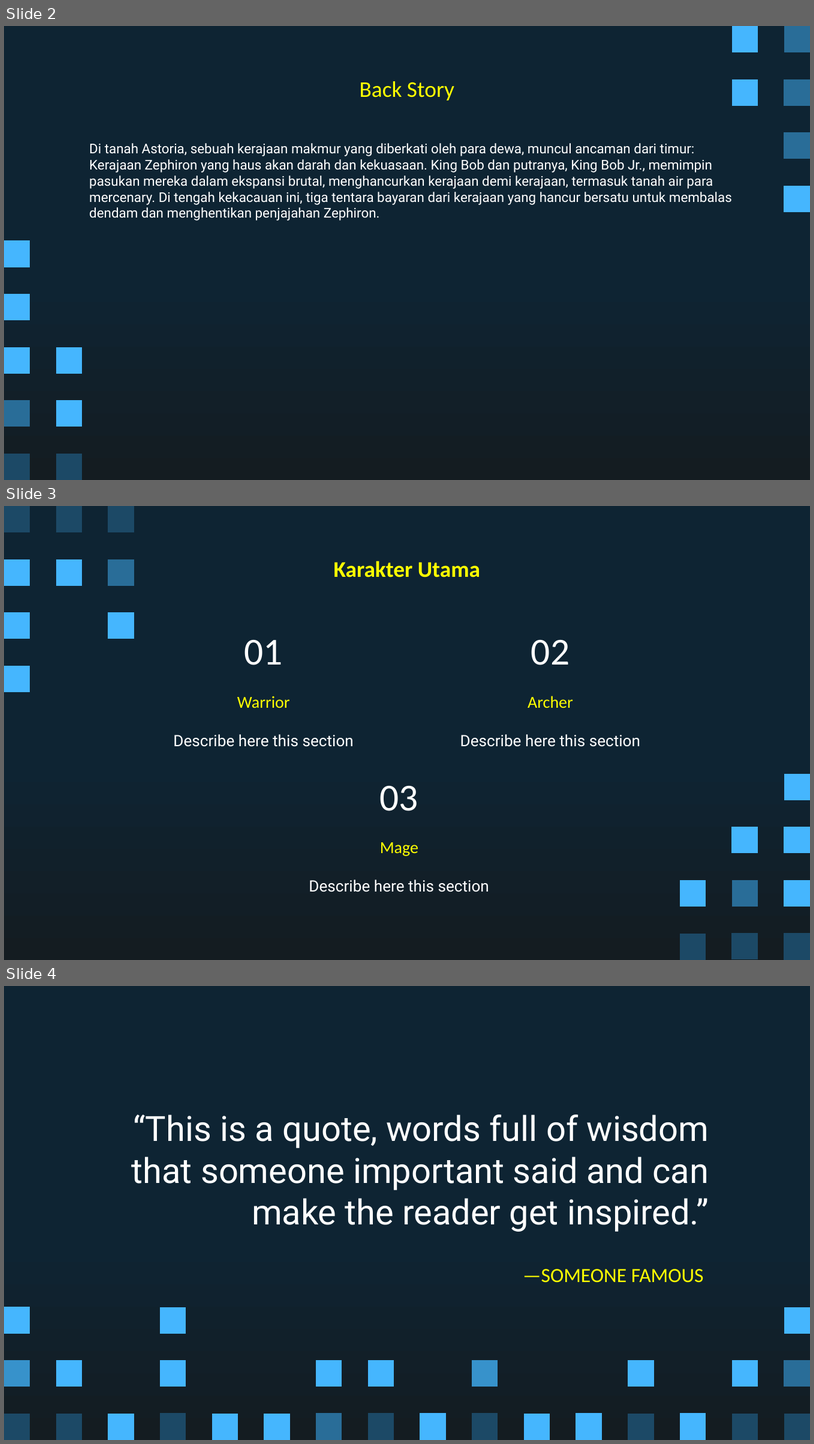
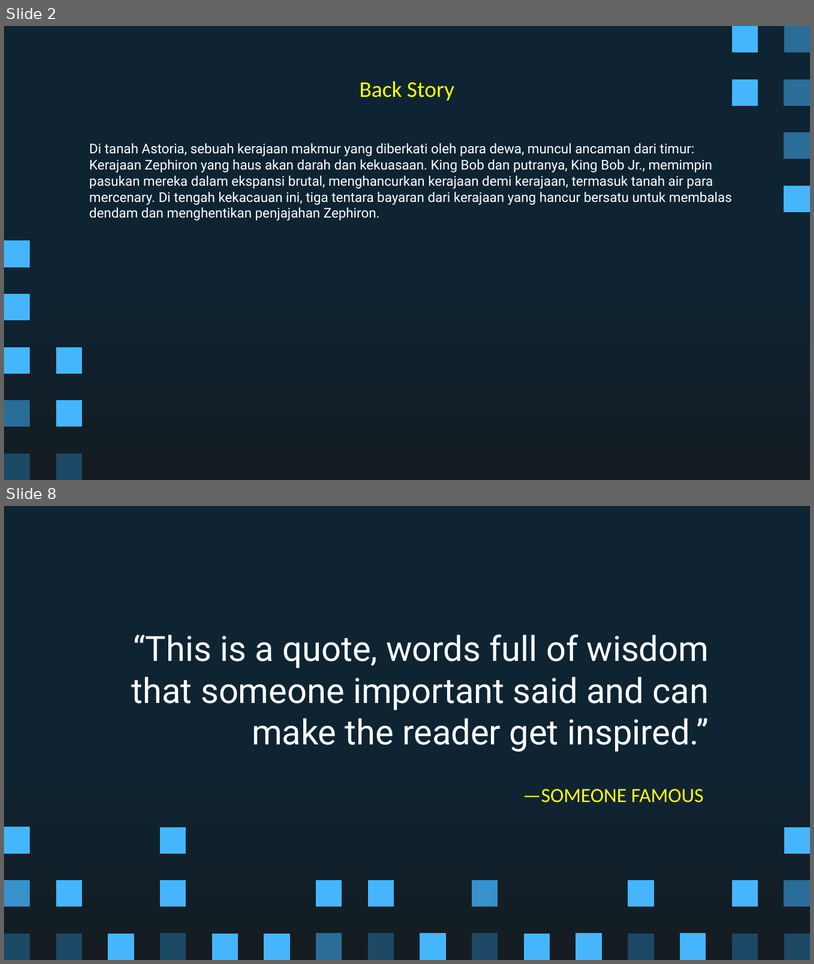
Before and after one commit to Ricardhad/gameProgProject, a slide deck: Super Pixel Vintage Gaming by Slidesgo.pptx. Shown one above the other, each under a label of ours: slides 2, 3 and 4 before the commit, slides 2 and 8 after it; the slides between them are not shown. The pictures are 814x1444 and 814x964 pixels, drawn with LibreOffice and Linux fonts; fonts in the diff are those of the drawing. Boxes give left, top, right and bottom in pixels: in the first picture for what was removed or moved away, otherwise in the second. Text is boxed around its words. In the diff, an @@ line names an element or a change of style, - is before the commit and + after.

```diff
--- a/Super Pixel Vintage Gaming by Slidesgo.pptx
+++ b/Super Pixel Vintage Gaming by Slidesgo.pptx
@@ slide 3 removed at <box>4,506,810,960</box>, background gradient #0E2433 to #141C21 @@
@@ freeform shape removed at <box>4,506,30,532</box> @@
@@ freeform shape removed at <box>56,506,82,532</box> @@
@@ freeform shape removed at <box>108,506,134,532</box> @@
@@ freeform shape removed at <box>4,559,30,586</box> @@
@@ freeform shape removed at <box>56,559,81,586</box> @@
@@ freeform shape removed at <box>108,559,134,586</box> @@
@@ title removed at <box>334,561,480,577</box> @@
-Karakter Utama
@@ freeform shape removed at <box>4,612,30,639</box> @@
@@ freeform shape removed at <box>108,612,134,639</box> @@
@@ title removed at <box>245,640,283,665</box> @@
-01
@@ title removed at <box>531,640,570,665</box> @@
-02
@@ freeform shape removed at <box>4,666,30,692</box> @@
@@ subtitle removed at <box>237,696,290,708</box> @@
-Warrior
@@ subtitle removed at <box>528,696,573,708</box> @@
-Archer
@@ subtitle removed at <box>173,734,354,747</box> @@
-Describe here this section
@@ subtitle removed at <box>461,734,641,747</box> @@
-Describe here this section
@@ freeform shape removed at <box>785,774,810,801</box> @@
@@ title removed at <box>380,786,419,811</box> @@
-03
@@ freeform shape removed at <box>732,826,758,853</box> @@
@@ freeform shape removed at <box>784,827,810,853</box> @@
@@ subtitle removed at <box>380,842,419,856</box> @@
-Mage
@@ subtitle removed at <box>309,879,489,892</box> @@
-Describe here this section
@@ freeform shape removed at <box>680,879,705,906</box> @@
@@ freeform shape removed at <box>732,879,758,906</box> @@
@@ freeform shape removed at <box>784,879,810,906</box> @@
@@ freeform shape removed at <box>680,933,705,960</box> @@
@@ freeform shape removed at <box>732,933,758,959</box> @@
@@ freeform shape removed at <box>784,933,810,959</box> @@
@@ what was slide 4 is now slide 8 @@
```
Also in this commit, not shown: 5 slides added, 1 other slide removed, 1 other file.
